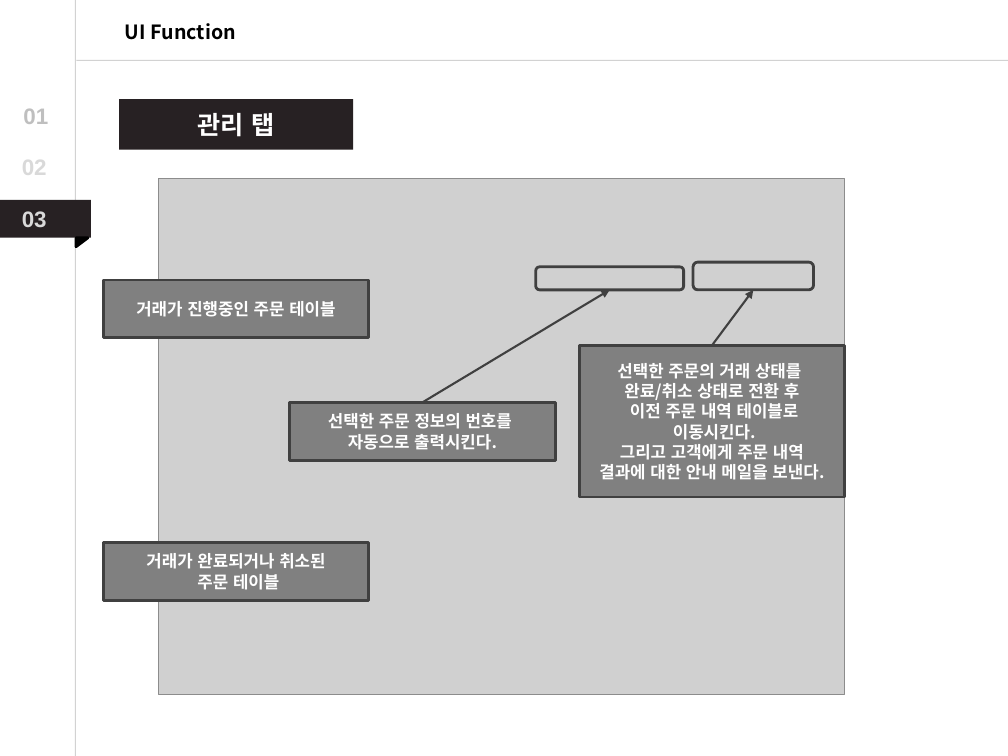
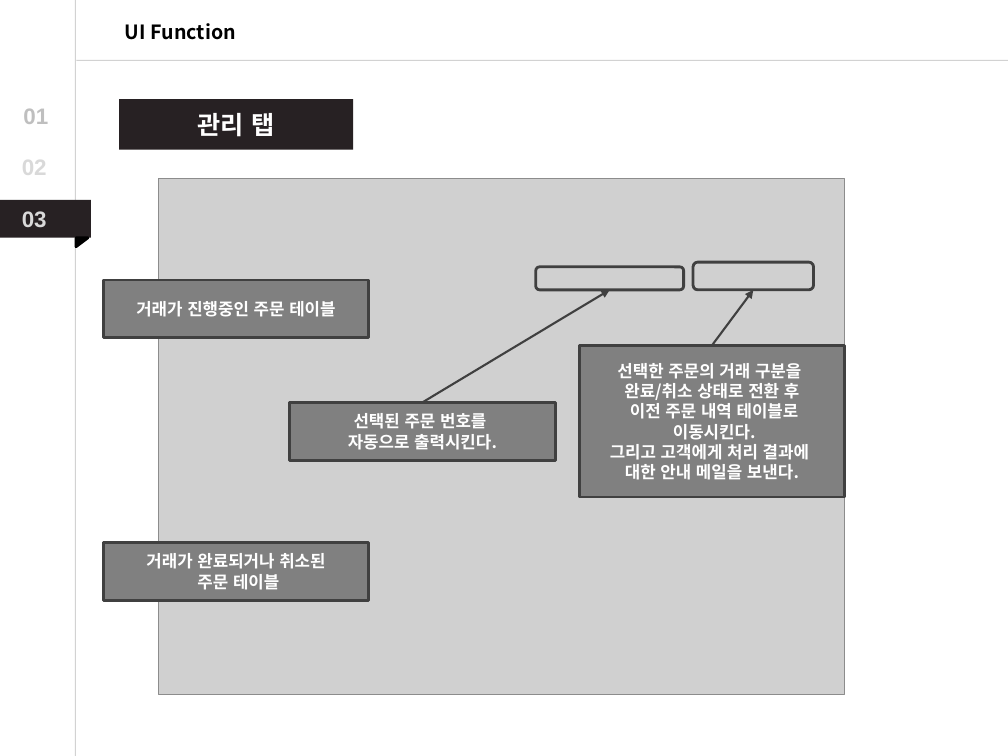
Before and after one commit to Dong-Jun-Shin/COMP_project, a slide deck: slide 36 of ReadMe/COMP_Project_ppt.pptx. Drawn at 1008x756 pixels with LibreOffice and Linux fonts; fonts in the diff are those of the drawing; grey boxes stand for pictures. Boxes give left, top, right and bottom in pixels: in the first picture for what was removed or moved away, otherwise in the second. Text is boxed around its words. In the diff, an @@ line names an element or a change of style, - is before the commit and + after.

```diff
--- a/ReadMe/COMP_Project_ppt.pptx
+++ b/ReadMe/COMP_Project_ppt.pptx
@@ text in rectangle at [617,363,801,379]: text changed @@
-선택한 주문의 거래 상태를
+선택한 주문의 거래 구분을
@@ text in rectangle at [354,413,486,429]: text changed @@
-선택한 주문 정보의 번호를
+선택된 주문 번호를
@@ text in rectangle at [610,444,809,480]: text changed @@
-그리고 고객에게 주문 내역
-결과에 대한 안내 메일을 보낸다.
+그리고 고객에게 처리 결과에
+대한 안내 메일을 보낸다.
```
Also in this commit, not shown: 8 other slides changed, 1 slide added, 3 other files.
